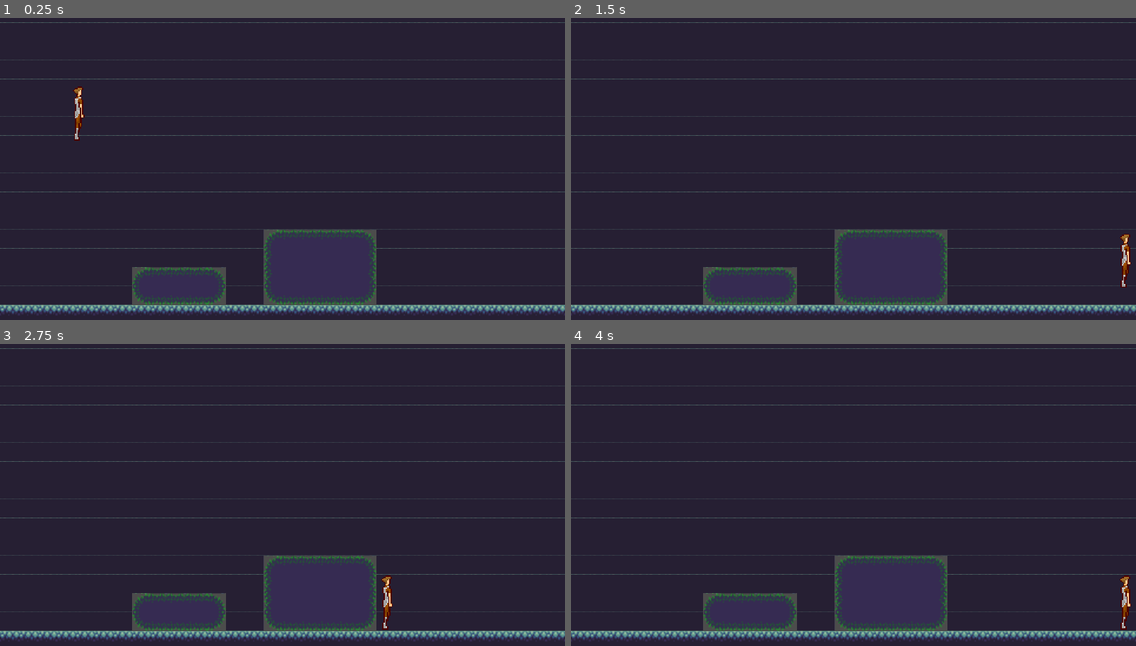
Above: before the commit, frames 1-4 (two rows, left to right).
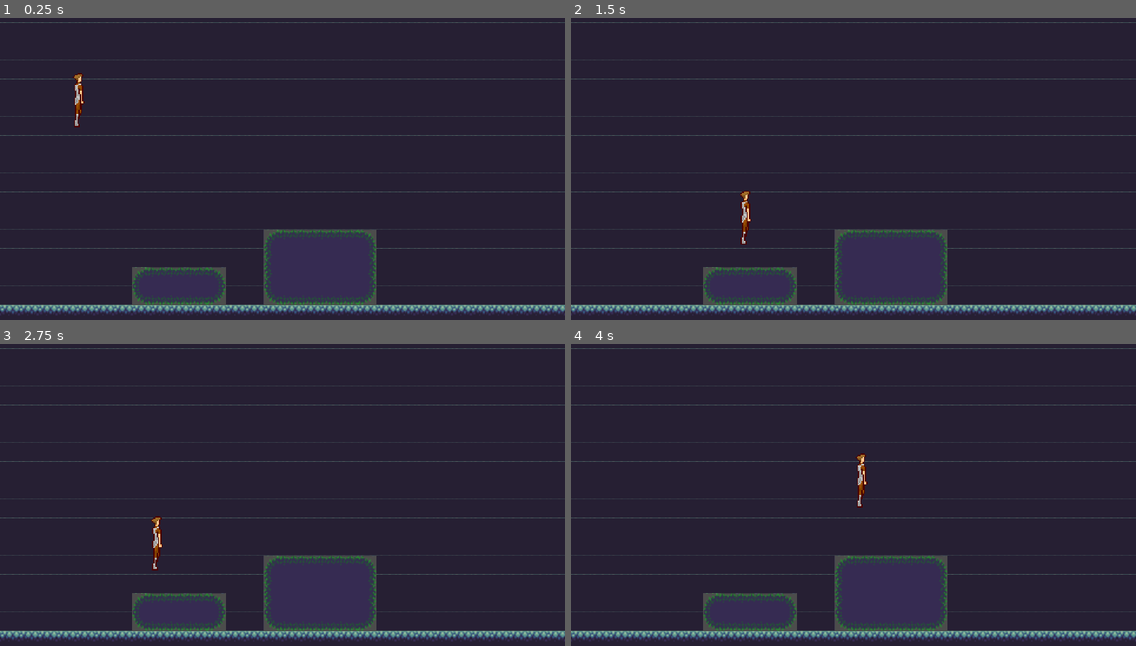
Above: after the commit, the same moments.

Repository: PyDario/tali-adventure
Game: Godot game, scene res://Scenes/Level1.tscn
Two runs of this game, one before a commit and one after it. Both use one fixed random seed, a clock stepped at 60 frames per second and the inputs below.
Inputs:
- Up to frame 1 (0.25 s): no input
- Up to frame 2 (1.5 s): hold Space (jump) 0.53-1.28 s; hold D (right) from 0.53 s (still down); tap Space (jump) at 1.35 s
- Up to frame 3 (2.75 s): tap Space (jump) at 1.52, 1.82 s; release D (right) at 2.03 s; hold A (left) from 2.03 s (still down); hold Space (jump) from 2.03 s (still down)
- Up to frame 4 (4 s): release A (left) at 2.78 s; release Space (jump) at 2.78 s; hold D (right) from 2.78 s (still down); tap Space (jump) at 2.85, 3.02, 3.32 s; hold Space (jump) from 3.53 s (still down)

The runs differ from the first frame. In frame 1, 0.3% of the frame differs, in the area x 12-15%, y 18-41%; in frame 2, 0.5%; in frame 3, 0.5%, in the area x 26-70%, y 57-95%; in frame 4, 0.5%.

Commit message:
can now jump properly

Diff:
--- a/Code/Tali.gd
+++ b/Code/Tali.gd
@@ -1,25 +1,32 @@
 extends KinematicBody2D
 
 const SPEED = 100
-const GRAVITY = 100
+const GRAVITY = 400
+const UP_VECTOR = Vector2(0, -1)
+const JUMP_POWER = 200
 var velocity = Vector2()
+var _vector_dummy = Vector2()
 
 func _ready():
 	pass # Replace with function body.
 
 func _physics_process(delta):
+	velocity.x = 0
+	velocity.y += GRAVITY * delta
+
+	player_action()
+
+	velocity.normalized()
+	_vector_dummy = move_and_slide(velocity, UP_VECTOR)
+	print(_vector_dummy)
+	#print(bool_floor)
+
+func player_action():
 	var bool_floor = is_on_floor()
-	var _vector_dummy = Vector2()
-	if Input.is_action_pressed("jump"):
-		if is_on_floor():
-			velocity = Vector2(0, -GRAVITY)
-	else:
-		velocity = Vector2(0, GRAVITY)
+	if is_on_floor():
+		if Input.is_action_pressed("jump"):
+			velocity.y = -JUMP_POWER
 	if Input.is_action_pressed("right"):
-		velocity.x += 1 * SPEED
+		velocity.x = 1 * SPEED
 	if Input.is_action_pressed("left"):
-		velocity.x -= 1 * SPEED
-	#velocity.y += GRAVITY
-	_vector_dummy = move_and_slide(velocity)
-	#print(_vector_dummy)
-	print(bool_floor)
+		velocity.x = -1 * SPEED
